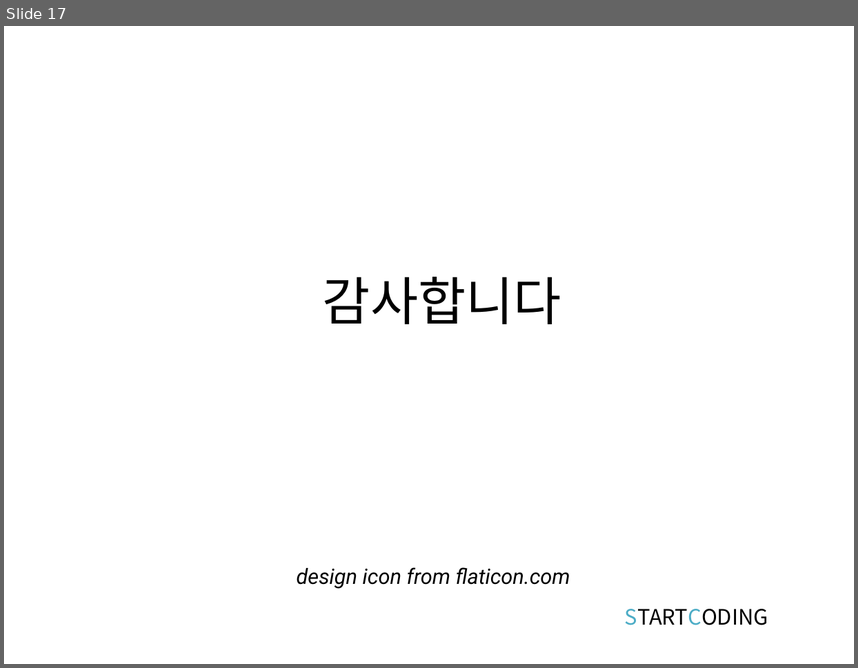
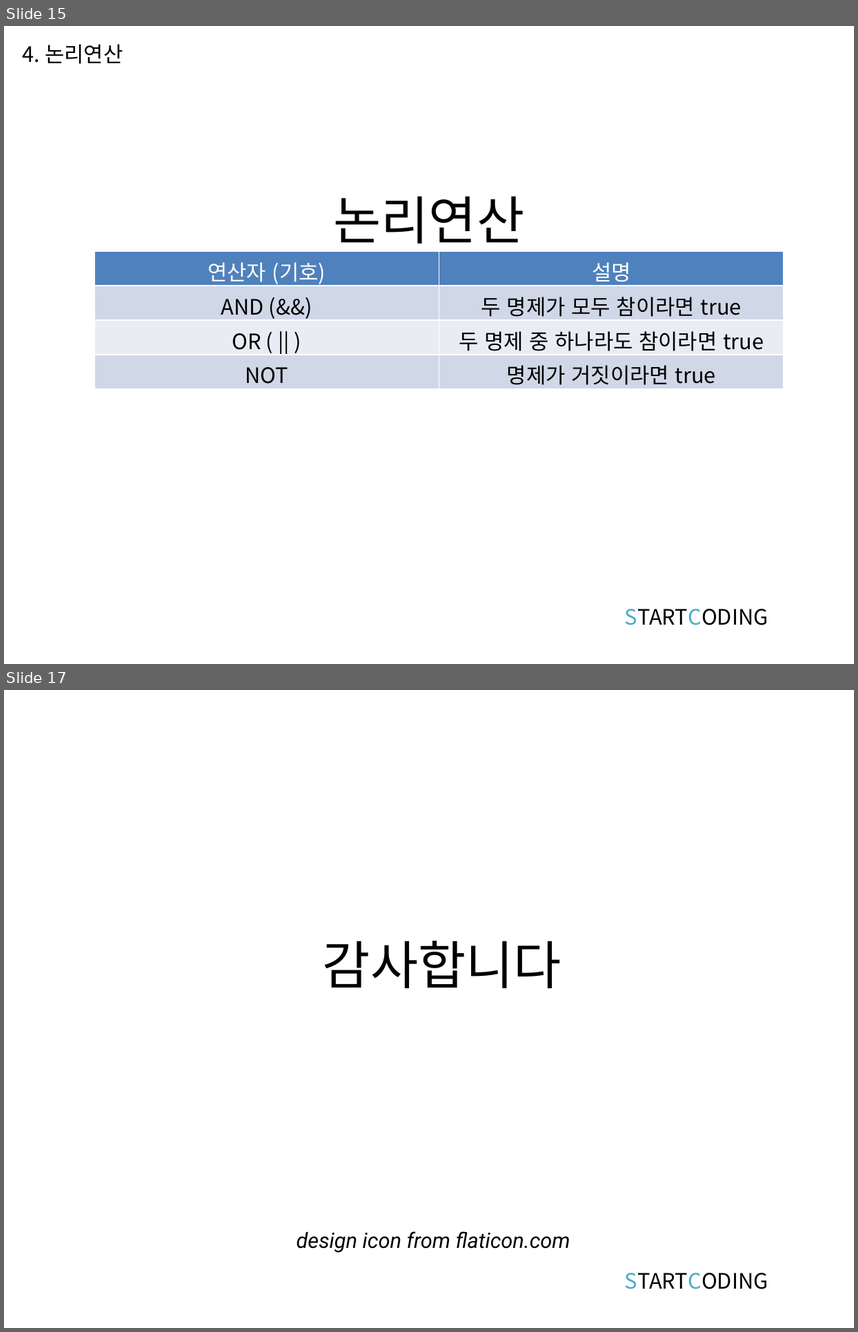
Before and after one commit to kwonkijun/python, a slide deck: 파이썬기초(PPT)/파이썬 기초 3강_연산과 연산자.pptx. Shown one above the other, each under a label of ours: slide 17 before the commit, slides 15 and 17 after it; the slides between them are not shown. The pictures are 858x668 and 858x1332 pixels, drawn with LibreOffice and Linux fonts; fonts in the diff are those of the drawing. Boxes give left, top, right and bottom in pixels: in the first picture for what was removed or moved away, otherwise in the second. Text is boxed around its words. In the diff, an @@ line names an element or a change of style, - is before the commit and + after.

```diff
--- a/파이썬기초(PPT)/파이썬 기초 3강_연산과 연산자.pptx
+++ b/파이썬기초(PPT)/파이썬 기초 3강_연산과 연산자.pptx
@@ slide 15 added at bbox=[4, 26, 854, 664], background #FFFFFF @@
@@ text added at bbox=[23, 44, 123, 64], 18 pt, text #000000 @@
+4. 논리연산
@@ title added at bbox=[333, 196, 524, 252], 44 pt, text #000000 @@
+논리연산
@@ table added at bbox=[94, 251, 784, 414], 4 rows, 2 columns @@
+연산자 (기호) | 설명
+AND (&&) | 두 명제가 모두 참이라면 true
+OR ( || ) | 두 명제 중 하나라도 참이라면 true
+NOT | 명제가 거짓이라면 true
@@ text added at bbox=[625, 608, 769, 625], 18 pt, text #000000 @@
+STARTCODING
```
Also in this commit, not shown: 2 slides changed, 12 other slides added, 13 slides removed, 6 other files.
